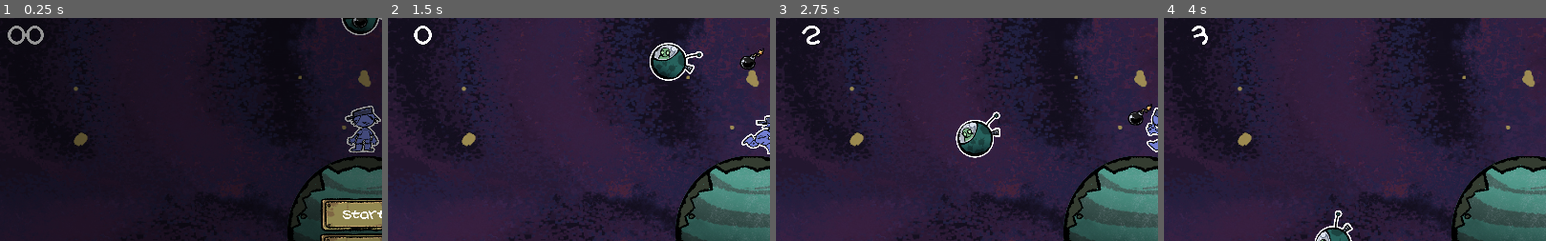
Above: before the commit, frames 1-4 (left to right).
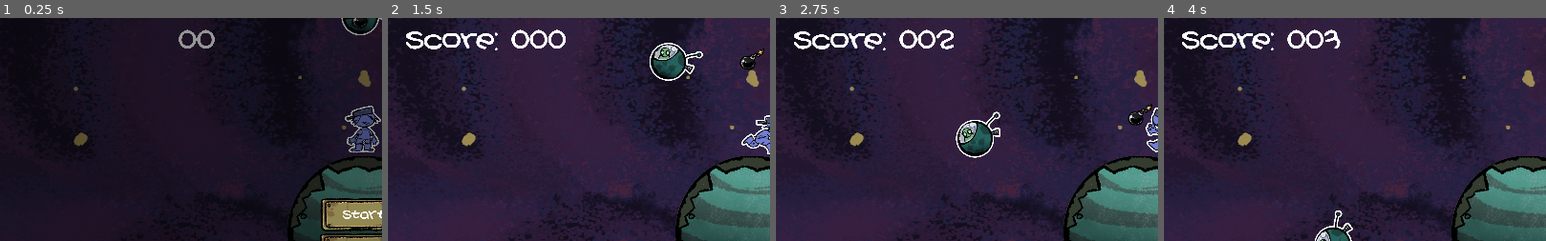
Above: after the commit, the same moments.

Repository: DanGrenade/TinyWorldJam
Game: Godot game, scene res://Scenes/GameTest.tscn
Same seed, same stepped clock (60 frames per second), same inputs: the game is played once before the commit and once after it.
Inputs:
- Up to frame 1 (0.25 s): no input
- Up to frame 2 (1.5 s): click "Start" at 0.5 s; hold D (move_right) from 1.28 s (still down); tap E (box_grab) at 1.35 s
- Up to frame 3 (2.75 s): tap Space (jump) at 1.52, 2.27 s; release D (move_right) at 2.03 s; hold Left (move_left) from 2.03 s (still down); tap E (box_grab) at 2.1 s
- Up to frame 4 (4 s): release Left (move_left) at 2.78 s; hold D (move_right) from 2.78 s (still down); tap E (box_grab) at 2.85, 3.6 s; tap Space (jump) at 3.77 s
The pictures show only the part of the screen within x 2-52%, y 2-52%; the shares and areas given below are measured in that part.

The runs differ from the first frame. In frame 1, 0.7% of the frame differs, in the area x 2-57%, y 3-14%; in frame 2, 1.3%; in frame 3, 1.4%, in the area x 4-47%, y 3-15%; in frame 4, 1.4%.

Commit message:
Issue 048 - Score system implemented

Diff:
--- a/Scenes/GameTest.tscn
+++ b/Scenes/GameTest.tscn
@@ -109,22 +109,22 @@
 rect_scale = Vector2( 5, 5 )
 
 [node name="Game_Time" type="RichTextLabel" parent="."]
-margin_left = -2681.44
-margin_top = -1390.89
-margin_right = -2144.44
-margin_bottom = -1206.89
+margin_left = -2321.0
+margin_top = -1361.0
+margin_right = -999.0
+margin_bottom = -1177.0
 custom_fonts/normal_font = ExtResource( 11 )
 bbcode_enabled = true
 bbcode_text = "[right]00[/right]"
-text = "00"
+text = "Score: 0"
 script = ExtResource( 12 )
 __meta__ = {
 "_edit_use_anchors_": false
 }
 [connection signal="switch_game_state_signal" from="." to="GarbageSpawner" method="_on_GameManager_switch_game_state_signal"]
+[connection signal="switch_game_state_signal" from="." to="PlayerCharacter" method="_on_GameManager_switch_game_state_signal"]
 [connection signal="switch_game_state_signal" from="." to="Alien_Ship" method="_on_GameManager_switch_game_state_signal"]
 [connection signal="switch_game_state_signal" from="." to="Camera2D" method="_on_GameManager_switch_game_state_signal"]
-[connection signal="switch_game_state_signal" from="." to="PlayerCharacter" method="_on_GameManager_switch_game_state_signal"]
 [connection signal="ship_hit" from="Alien_Ship" to="." method="_on_Alien_Ship_ship_hit"]
 [connection signal="timeout" from="GarbageSpawner/Timer" to="GarbageSpawner" method="_on_Timer_timeout"]
 [connection signal="player_hit" from="PlayerCharacter" to="Camera2D" method="_on_PlayerCharacter_player_hit"]
--- a/Scripts/Game_Time.gd
+++ b/Scripts/Game_Time.gd
@@ -4,5 +4,10 @@
 func update_time(new_time):
 	new_time = new_time as int
 
-	bbcode_text = "[right]" + (new_time as String) + "[/right]"
+	var score = new_time as String
+	while score.length() < 3:
+		score = score.insert(0, "0")
+		pass
+
+	bbcode_text = "Score: " + score
 	pass
